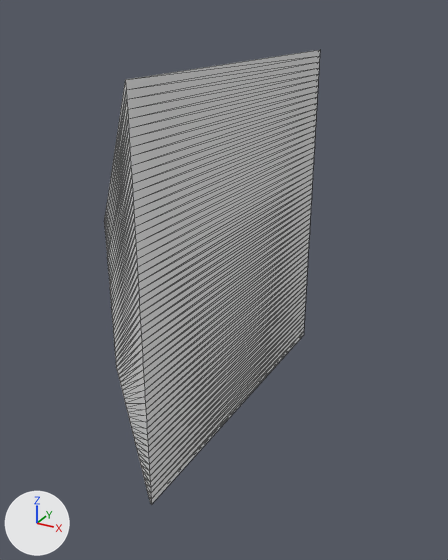
Before and after pictures for a commit that changed the OBJ model landstalker/data/proxies/rock_482_e.obj.
Both versions are drawn from a camera (50 mm lens) standing at (469.0, -441.0, 755.0) and looking at (290.0, -115.0, 593.0). The axes (+X, +Y, +Z) are drawn at lower left. The lights are the same throughout. The picture after the commit comes second. Mesh edges are drawn as thin lines. Where no turn or scale is listed for an object, it has been applied to the vertices.

Names of what the first picture shows: 'rock_482_e'.
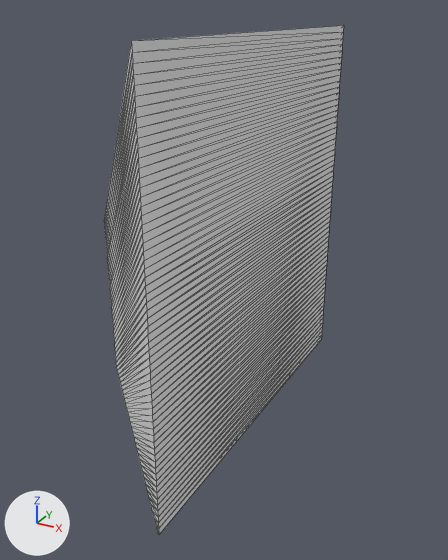
The change in detail:
me_rock_482_e is used by ob_rock_482_e; location (0.0, 0.0, 0.0).
me_rock_482_e had 232 vertices, 460 faces and spanned x 192.0..304.0, y -225.0..0.0, z 496.0..728.0.
me_rock_482_e now has 248 vertices, 492 faces and spans x 192.0..320.0, y -241.0..0.0, z 496.0..744.0.
Part 1, on me_rock_482_e:
2 faces are deleted.
58 vertices in x 304.0, y -225.0, z 500.0..728.0 move by (16.0, -16.0, 16.0).
58 vertices in x 304.0, y 0.0, z 500.0..728.0 move by (16.0, 0.0, 16.0).
16 vertices are added at x 304.0..320.0, y -241.0..0.0, z 496.0..512.0.
34 new faces join them.

Location of each change, [x1, y1, x2, y2] in pixels of the pictures (448 x 560 px):
'rock_482_e', reshaped (11% wider, 12% taller): before [104, 50, 320, 505]; after [104, 26, 344, 534]
